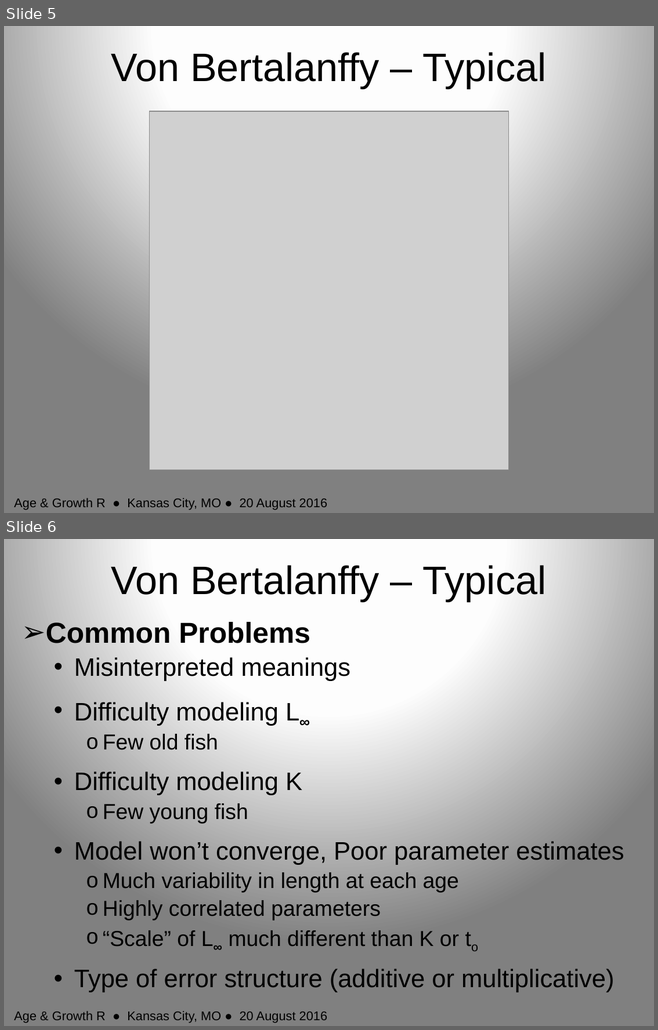
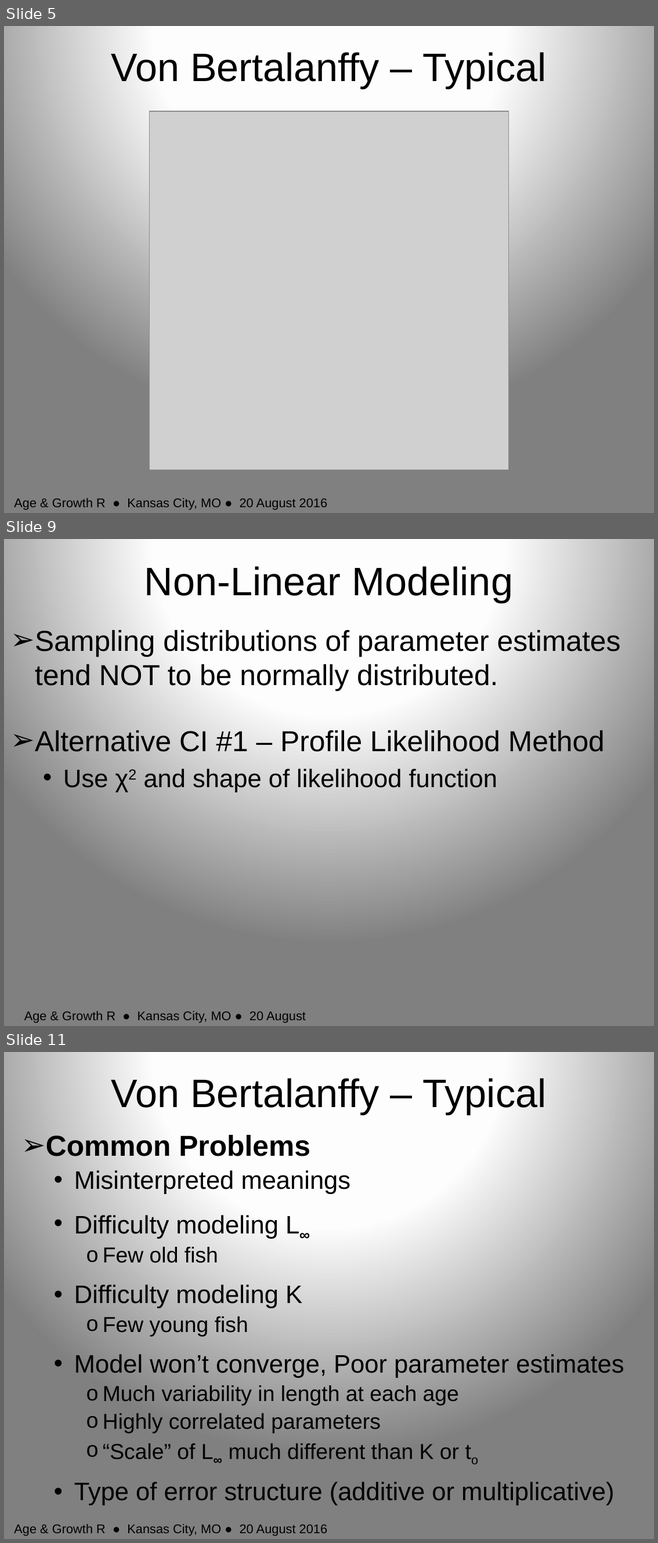
Before and after one commit to anhnguyendepocen/RCourseKC2016, a slide deck: Slides/Growth_Single.pptx. Shown one above the other, each under a label of ours: slides 5 and 6 before the commit, slides 5, 9 and 11 after it; the slides between them are not shown. The pictures are 658x1030 and 658x1543 pixels, drawn with LibreOffice and Linux fonts; fonts in the diff are those of the drawing; grey boxes stand for pictures. Boxes give left, top, right and bottom in pixels: in the first picture for what was removed or moved away, otherwise in the second. Text is boxed around its words. In the diff, an @@ line names an element or a change of style, - is before the commit and + after.

```diff
--- a/Slides/Growth_Single.pptx
+++ b/Slides/Growth_Single.pptx
@@ slide 9 added at [4,539,654,1026], background gradient #FFFFFF to #FEFEFE to #808080 @@
@@ title added at [144,566,513,602], 44 pt, text #000000 @@
+Non-Linear Modeling
@@ text added at [35,628,621,792], 32 pt, text #000000 @@
+➢ Sampling distributions of parameter estimates tend NOT to be normally distributed.
+➢ Alternative CI #1 – Profile Likelihood Method
+  • Use χ2 and shape of likelihood function
@@ text added at [24,1011,306,1023], 14 pt, text #000000 @@
+Age & Growth R ● Kansas City, MO ● 20 August 2016
@@ what was slide 6 is now slide 11 @@
```
Also in this commit, not shown: 3 slides changed, 5 other slides added, 1 slide removed, 23 other files.
